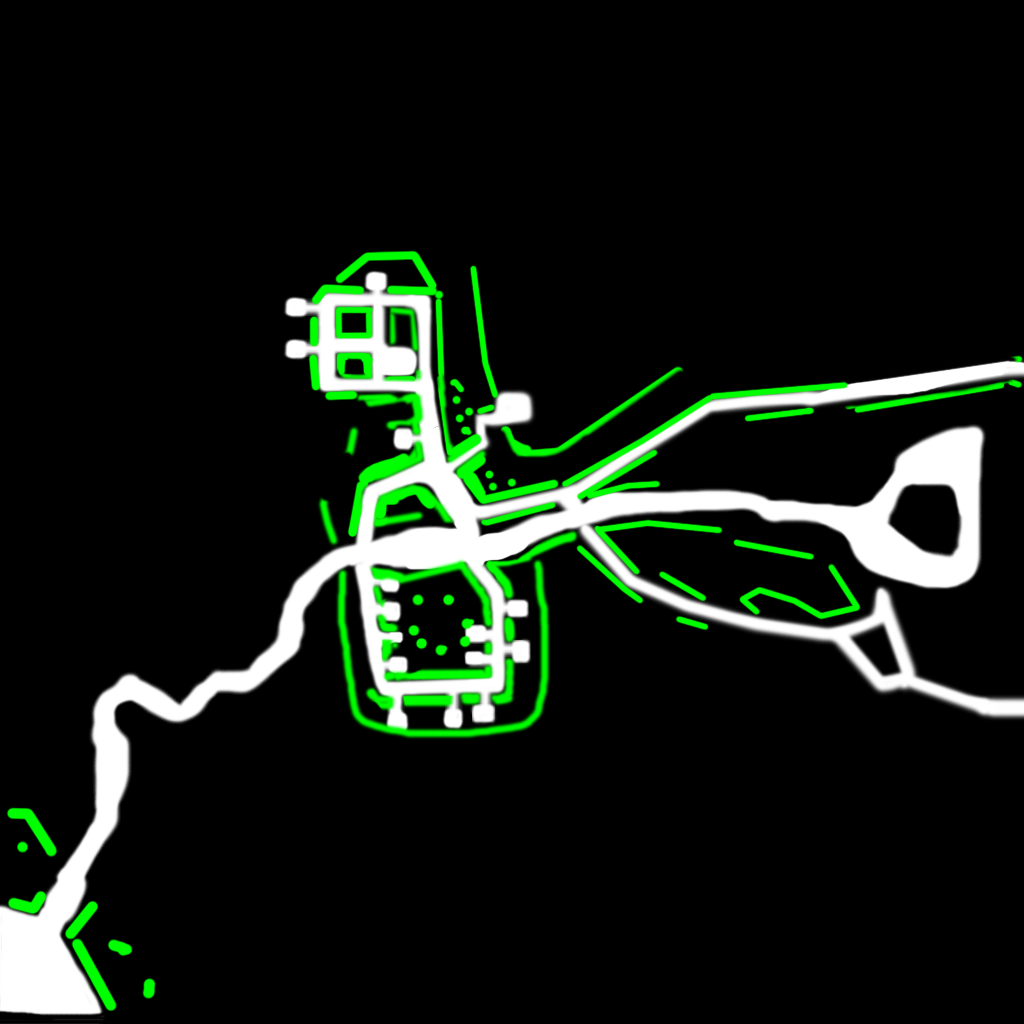
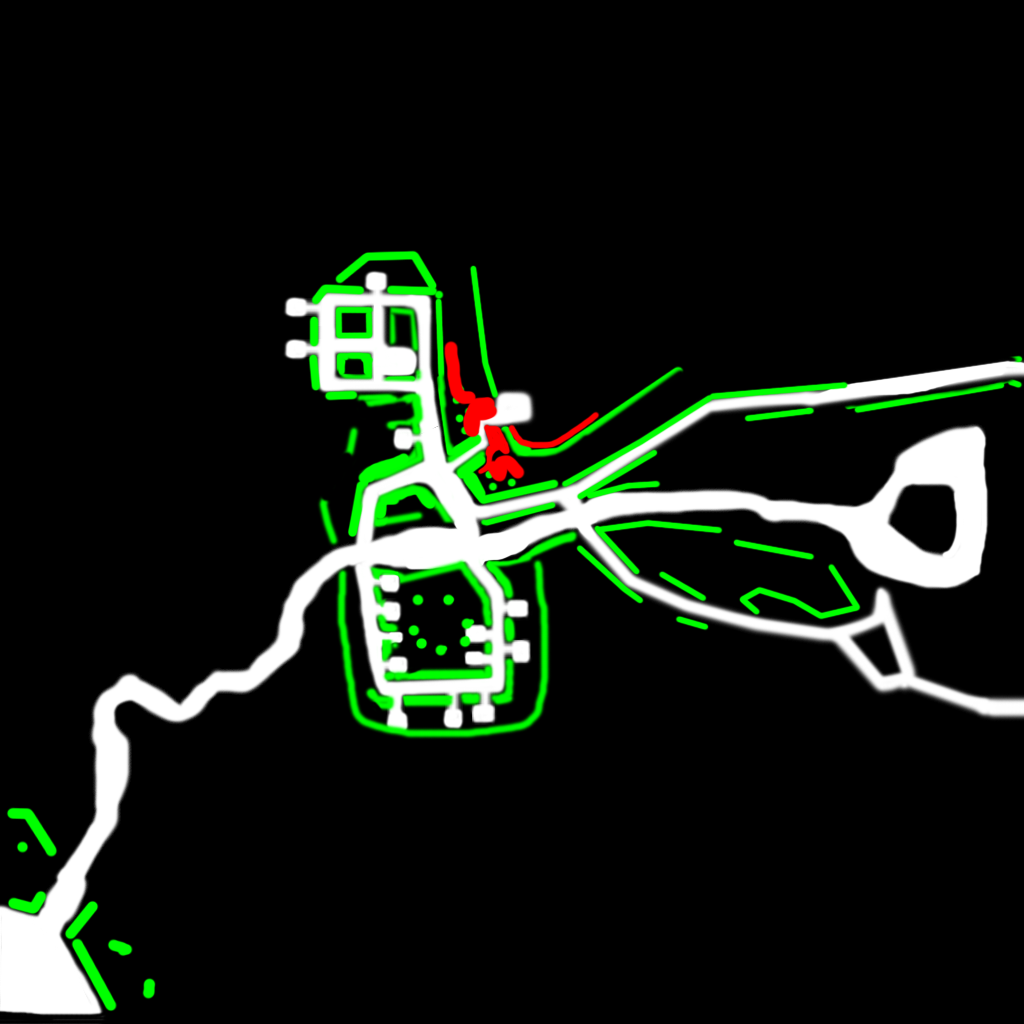
The second 1024 x 1024 image is a revision of the first. Changes to its layers:
added layer "details" in group "Nature" over [443, 340, 600, 483]
painted on "Layer 5" over [378, 569, 401, 585]
painted on "Roads" over [572, 425, 989, 583]
